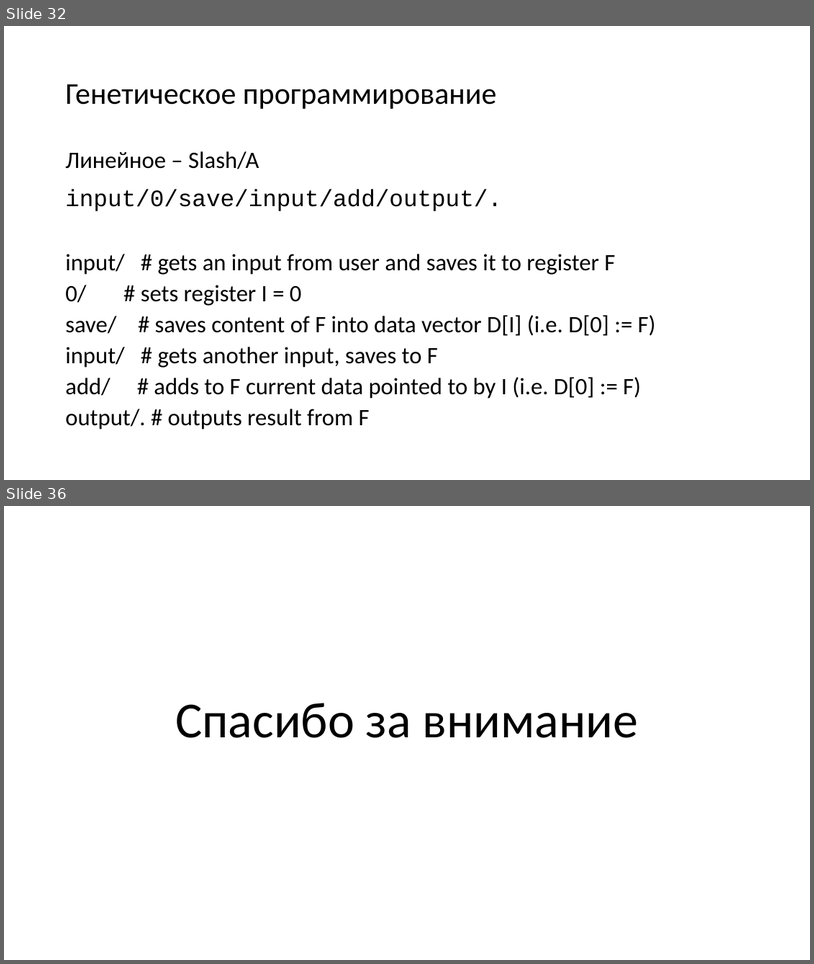
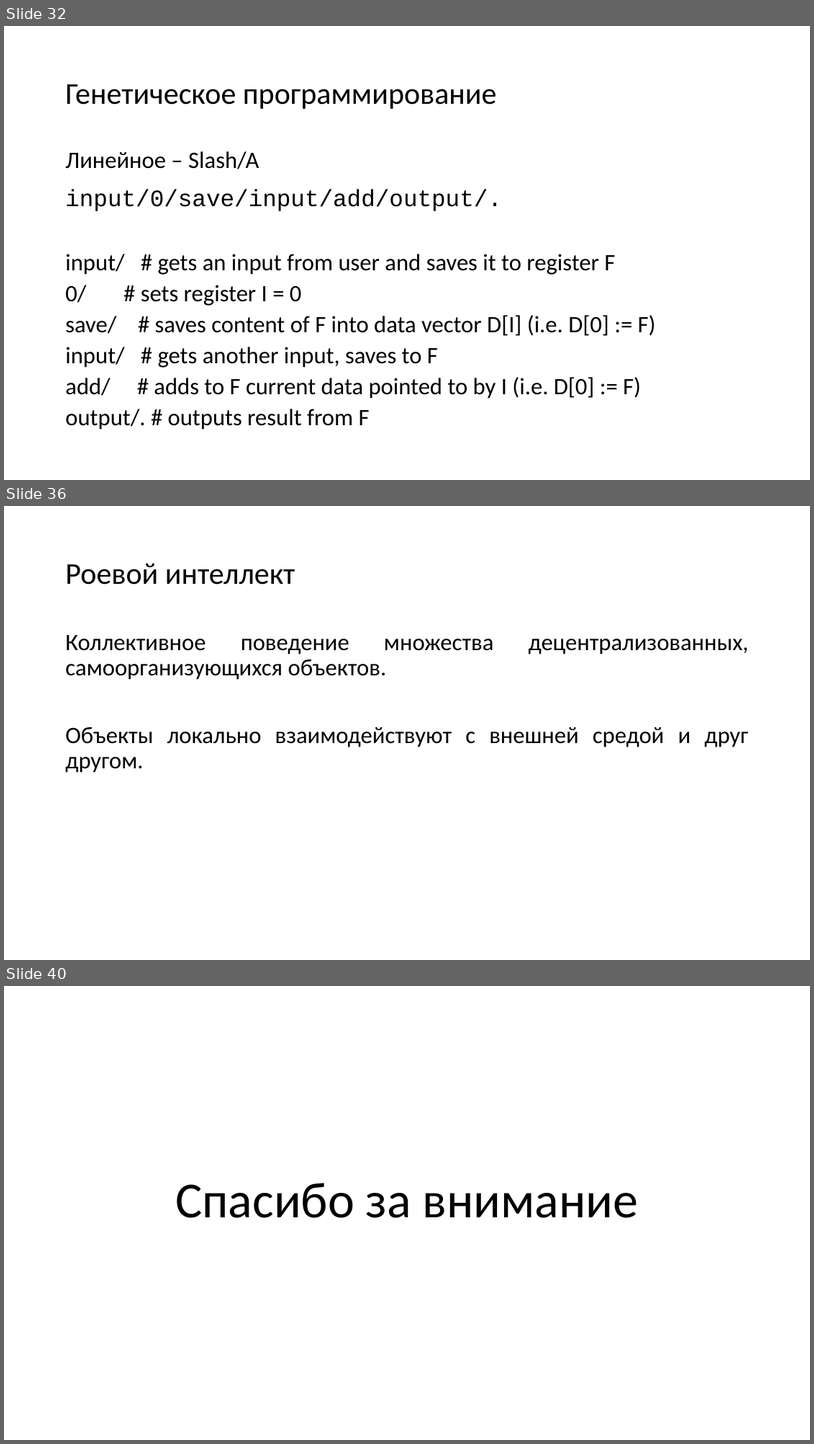
Before and after one commit to mosalov/AI_main_lectures, a slide deck: Лекция 15.pptx. Shown one above the other, each under a label of ours: slides 32 and 36 before the commit, slides 32, 36 and 40 after it; the slides between them are not shown. The pictures are 814x964 and 814x1444 pixels, drawn with LibreOffice and Linux fonts; fonts in the diff are those of the drawing. Boxes give left, top, right and bottom in pixels: in the first picture for what was removed or moved away, otherwise in the second. Text is boxed around its words. In the diff, an @@ line names an element or a change of style, - is before the commit and + after.

```diff
--- a/Лекция 15.pptx
+++ b/Лекция 15.pptx
@@ slide 36 added at (4,506,810,960), background #FFFFFF @@
@@ title added at (65,563,296,584), 36 pt, text #000000 @@
+Роевой интеллект
@@ text added at (65,635,748,772), 28 pt, text #000000 @@
+Коллективное поведение множества децентрализованных, самоорганизующихся объектов.
+Объекты локально взаимодействуют с внешней средой и друг другом.
@@ what was slide 36 is now slide 40 @@
```
Also in this commit, not shown: 4 slides changed, 3 other slides added, 1 other file.
